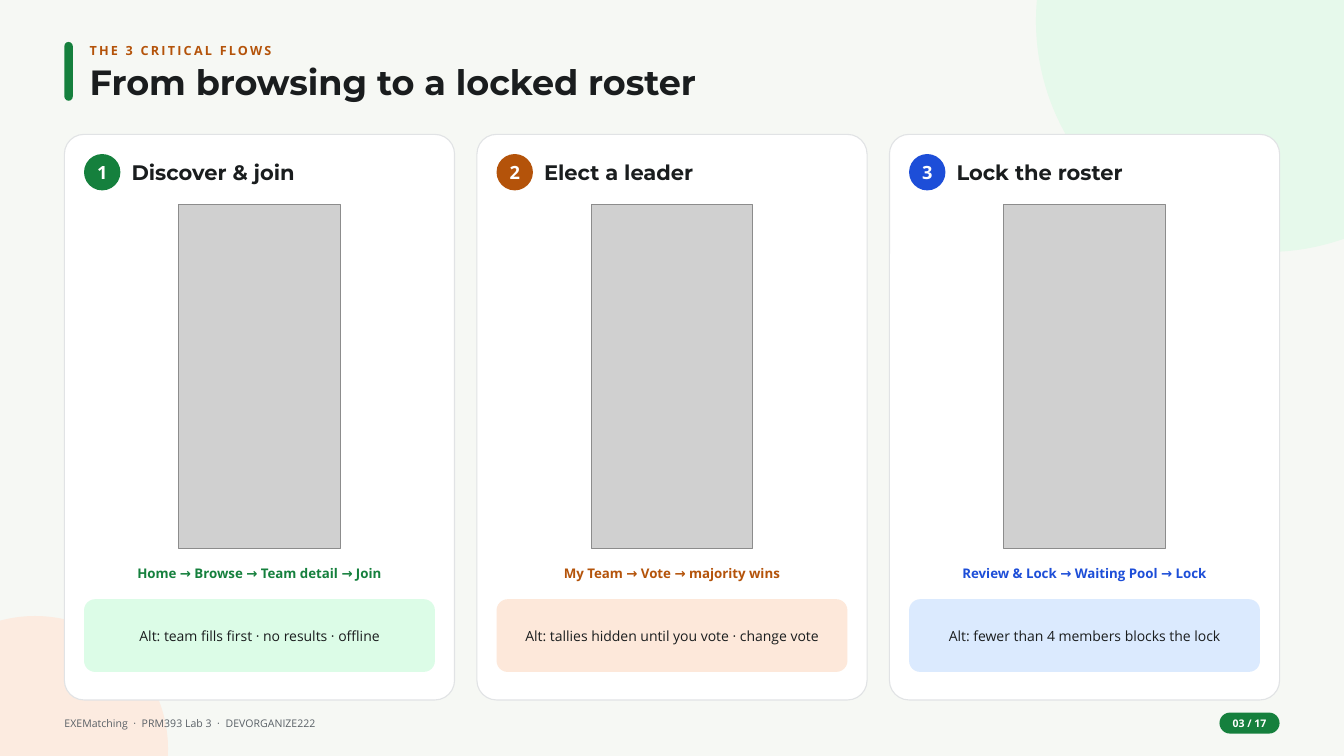
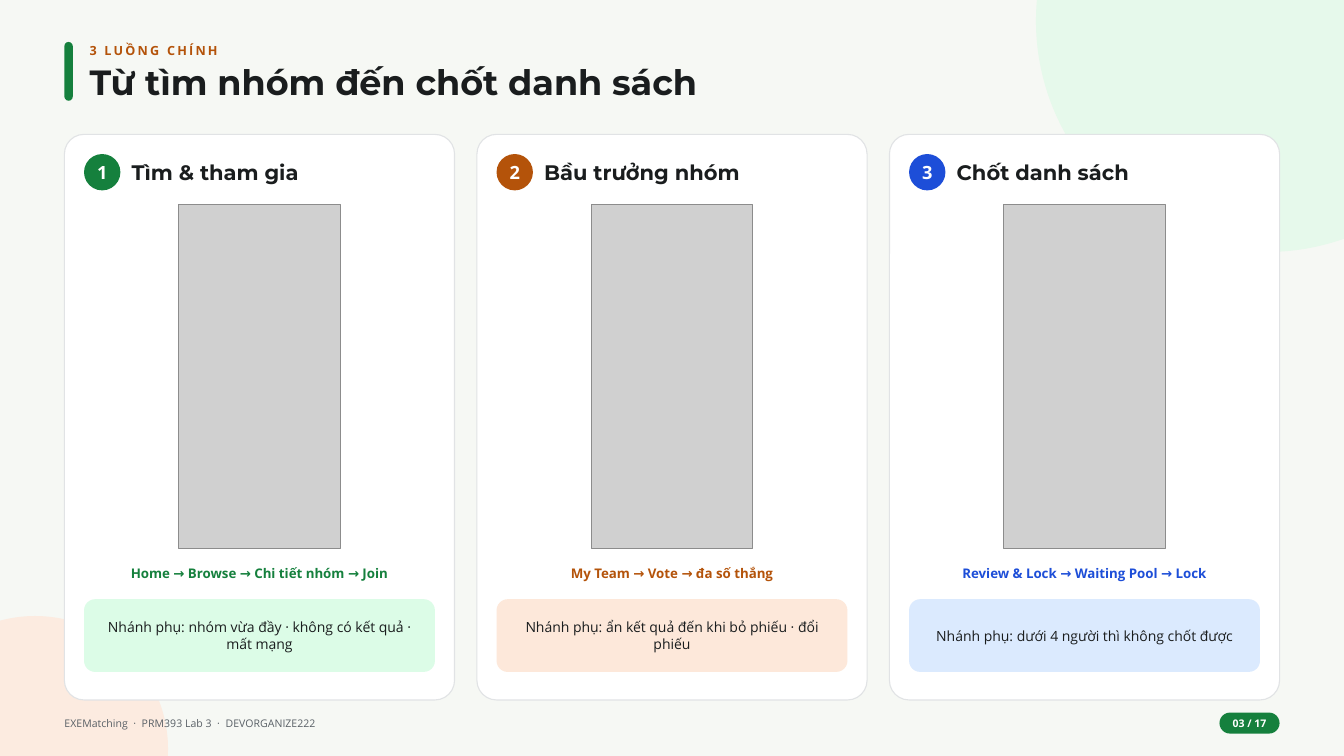
Before and after one commit to DEVORGANIZE222/Lab3_Cloud-Enabled_Mobile_App, a slide deck: slide 3 of slides/Lab03_DEVORGANIZE222_slides.pptx. Drawn at 1344x756 pixels with LibreOffice and Linux fonts; fonts in the diff are those of the drawing; grey boxes stand for pictures. Boxes give left, top, right and bottom in pixels: in the first picture for what was removed or moved away, otherwise in the second. Text is boxed around its words. In the diff, an @@ line names an element or a change of style, - is before the commit and + after.

```diff
--- a/slides/Lab03_DEVORGANIZE222_slides.pptx
+++ b/slides/Lab03_DEVORGANIZE222_slides.pptx
@@ text at <box>90,44,218,55</box>: text changed @@
-THE 3 CRITICAL FLOWS
+3 LUỒNG CHÍNH
@@ text at <box>90,66,697,96</box>: text changed @@
-From browsing to a locked roster
+Từ tìm nhóm đến chốt danh sách
@@ text at <box>132,163,299,185</box>: text changed @@
-Discover & join
+Tìm & tham gia
@@ text at <box>544,162,740,185</box>: text changed @@
-Elect a leader
+Bầu trưởng nhóm
@@ text at <box>957,162,1129,181</box>: text changed @@
-Lock the roster
+Chốt danh sách
@@ text at <box>131,567,387,581</box>: text changed @@
-Home → Browse → Team detail → Join
+Home → Browse → Chi tiết nhóm → Join
@@ text at <box>571,566,773,582</box>: text changed @@
-My Team → Vote → majority wins
+My Team → Vote → đa số thắng
@@ text at <box>108,620,404,653</box>: text changed @@
-Alt: team fills first · no results · offline
+Nhánh phụ: nhóm vừa đầy · không có kết quả · mất mạng
@@ text at <box>526,620,819,653</box>: text changed @@
-Alt: tallies hidden until you vote · change vote
+Nhánh phụ: ẩn kết quả đến khi bỏ phiếu · đổi phiếu
@@ text at <box>936,629,1233,645</box>: text changed @@
-Alt: fewer than 4 members blocks the lock
+Nhánh phụ: dưới 4 người thì không chốt được
```
Also in this commit, not shown: 14 other slides changed, 2 slides added, 2 slides removed.
